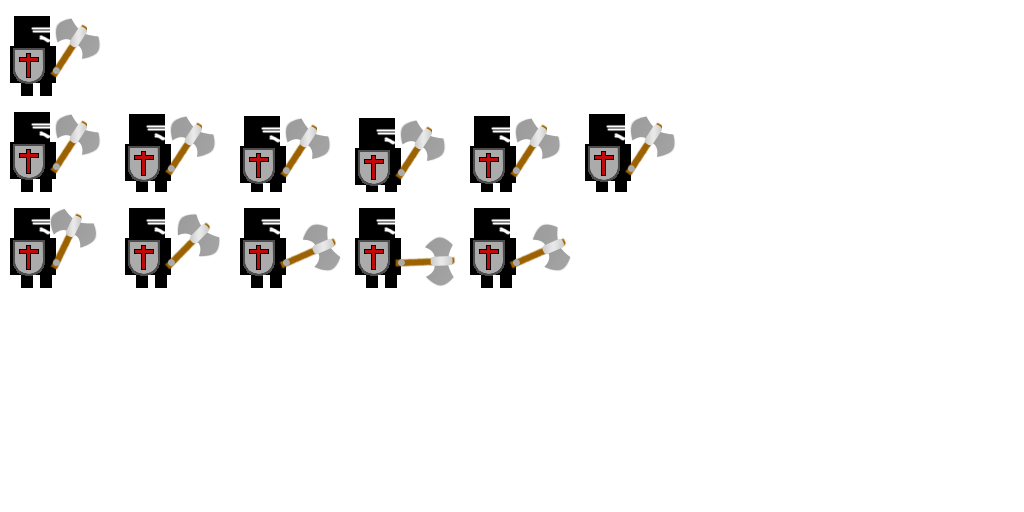
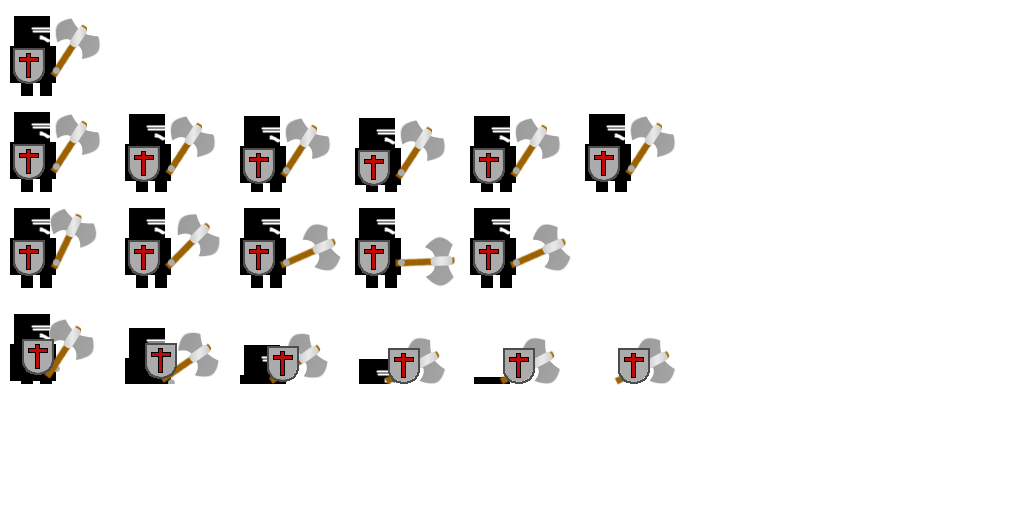
Revision of a layered 1024px x 512px image; what changed, layer by layer:
added layer "die6" above "die5" over [613, 337, 676, 385]
added layer "die5" above "die4" over [474, 337, 561, 385]
added layer "die4" above "die3" over [359, 337, 446, 384]
added layer "die3" above "die2" over [240, 333, 328, 384]
added layer "die2" above "Layer 79" over [125, 328, 219, 384]
added layer "die1" above "Layer 92" over [10, 314, 95, 384]
